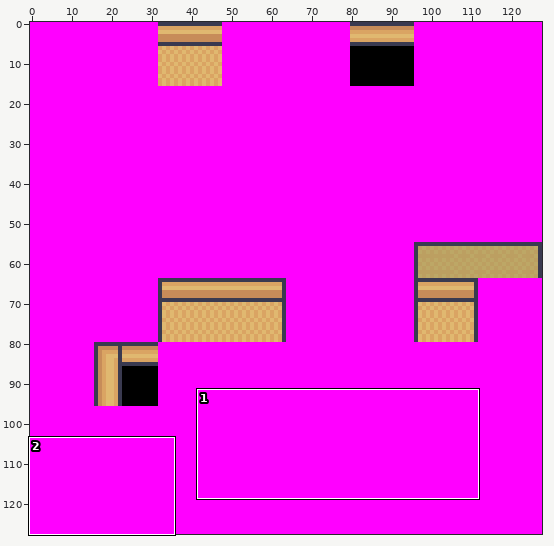
Sprite sheet -- tools/porytiles/raw/primary/SSPathfinder/top.png. The first picture is a wide view before the edit; the outline marks the close-up.
Close-up. The starting point:
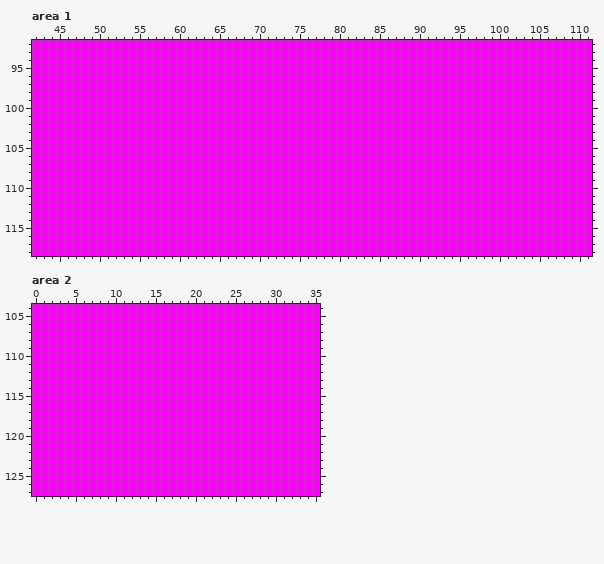
The file is 128x128 pixels. Shown: area 1: x 42..111, y 92..118; area 2: x 0..35, y 104..127.
The same view after the edit:
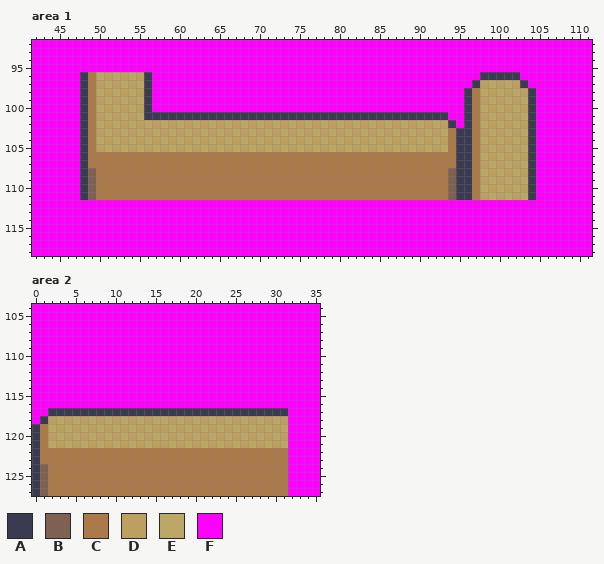
Palette (. is transparent): A #3a3a50  B #7e6151  C #ac7949  D #bc9f61  E #bda766  F #ff00ff
Edits made:
Changed rows in their new state; - is an unchanged pixel.
Area 1:
first column x 48:
 96 ACEDEDEDA-----------------------------------------AAAAA--
 97 ACDEDEDEA----------------------------------------ADEDEDA-
 98 ACEDEDEDA---------------------------------------ACEDEDEDA
 99 ACDEDEDEA---------------------------------------ACDEDEDEA
100 ACEDEDEDA---------------------------------------ACEDEDEDA
101 ACDEDEDEAAAAAAAAAAAAAAAAAAAAAAAAAAAAAAAAAAAAAA--ACDEDEDEA
102 ACEDEDEDEDEDEDEDEDEDEDEDEDEDEDEDEDEDEDEDEDEDEDA-ACEDEDEDA
103 ACDEDEDEDEDEDEDEDEDEDEDEDEDEDEDEDEDEDEDEDEDEDECAACDEDEDEA
104 ACEDEDEDEDEDEDEDEDEDEDEDEDEDEDEDEDEDEDEDEDEDEDCAACEDEDEDA
105 ACDEDEDEDEDEDEDEDEDEDEDEDEDEDEDEDEDEDEDEDEDEDECAACDEDEDEA
106 ACCCCCCCCCCCCCCCCCCCCCCCCCCCCCCCCCCCCCCCCCCCCCCAACEDEDEDA
107 ACCCCCCCCCCCCCCCCCCCCCCCCCCCCCCCCCCCCCCCCCCCCCCAACDEDEDEA
108 ABCCCCCCCCCCCCCCCCCCCCCCCCCCCCCCCCCCCCCCCCCCCCBAACEDEDEDA
109 ABCCCCCCCCCCCCCCCCCCCCCCCCCCCCCCCCCCCCCCCCCCCCBAACDEDEDEA
110 ABCCCCCCCCCCCCCCCCCCCCCCCCCCCCCCCCCCCCCCCCCCCCBAACEDEDEDA
111 ABCCCCCCCCCCCCCCCCCCCCCCCCCCCCCCCCCCCCCCCCCCCCBAACDEDEDEA
Area 2:
first column x 0:
117 --AAAAAAAAAAAAAAAAAAAAAAAAAAAAAA
118 -ADEDEDEDEDEDEDEEDEDEDEDEDEDEDED
119 ACEDEDEDEDEDEDEDDEDEDEDEDEDEDEDE
120 ACDEDEDEDEDEDEDEEDEDEDEDEDEDEDED
121 ACEDEDEDEDEDEDEDDEDEDEDEDEDEDEDE
122 ACCCCCCCCCCCCCCCCCCCCCCCCCCCCCCC
123 ACCCCCCCCCCCCCCCCCCCCCCCCCCCCCCC
124 ABCCCCCCCCCCCCCCCCCCCCCCCCCCCCCC
125 ABCCCCCCCCCCCCCCCCCCCCCCCCCCCCCC
126 ABCCCCCCCCCCCCCCCCCCCCCCCCCCCCCC
127 ABCCCCCCCCCCCCCCCCCCCCCCCCCCCCCC
Pixel boxes of the changes (left, top, right, bottom) in both close-ups:
changed: (80, 72, 536, 200)
changed: (32, 408, 288, 496)
